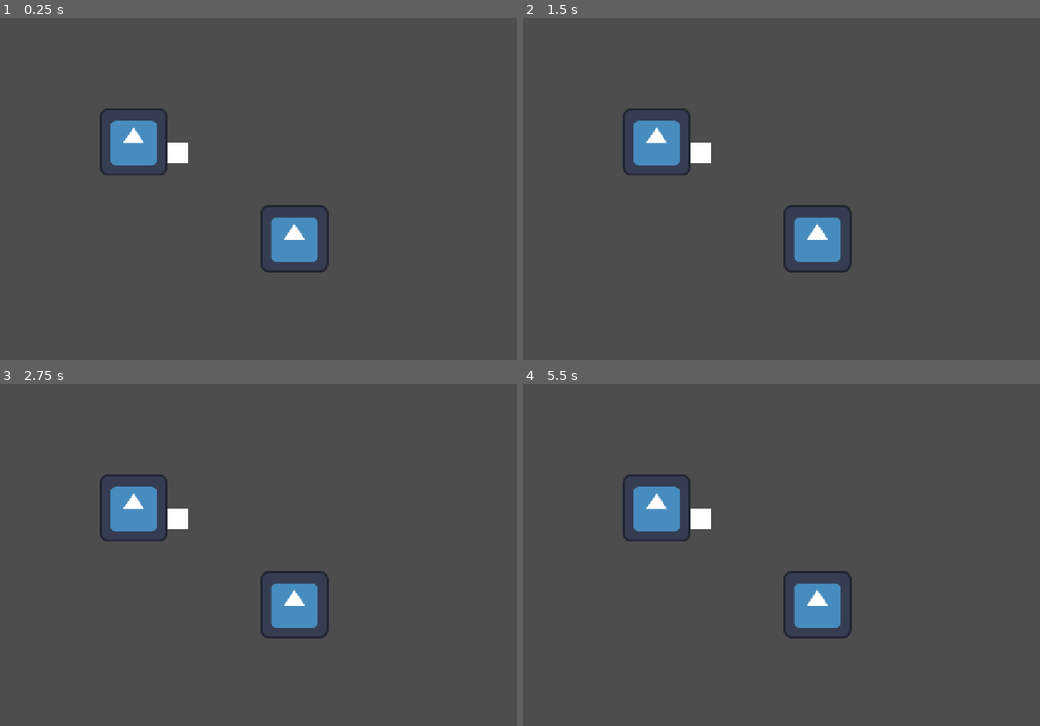
Above: before the commit, frames 1-4 (two rows, left to right).
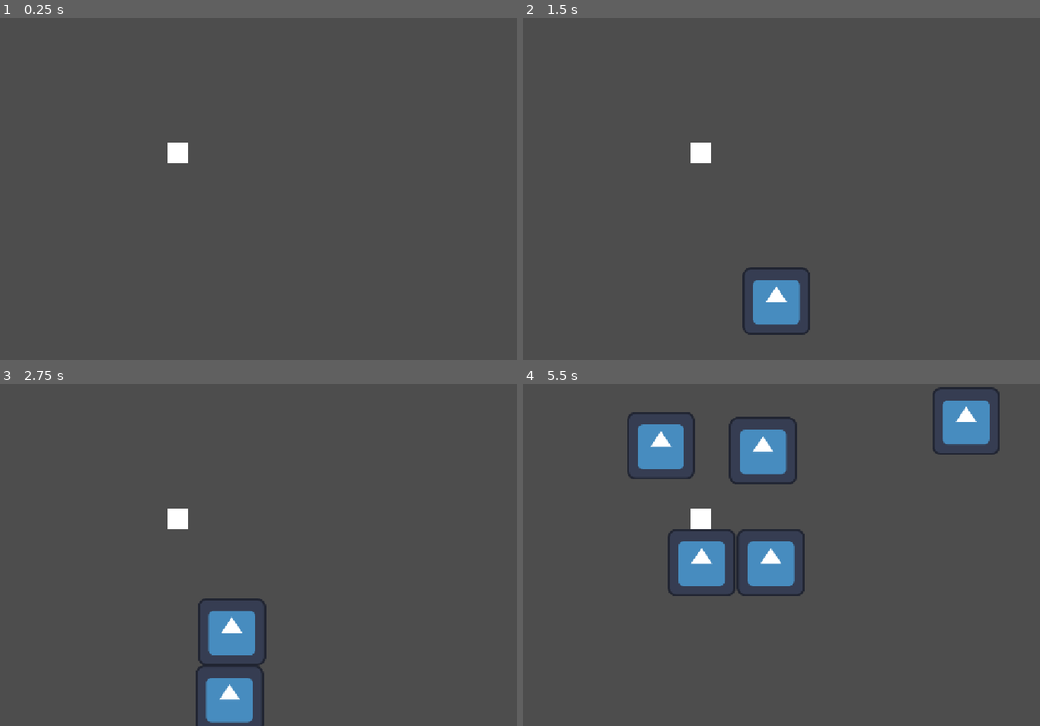
Above: after the commit, the same moments.

Repository: timothysu0128/bounce-back
Game: Godot game, scene res://prototype.tscn
Same seed, same stepped clock (60 frames per second), same inputs: the game is played once before the commit and once after it. This scene is started directly instead of the project's main scene. The engine's default icon, where the game draws it, is replaced by a stand-in: a white triangle on a blue panel in a dark square.
Inputs:
- Up to frame 1 (0.25 s): no input
- Up to frame 2 (1.5 s): tap Enter (ui_accept) at 0.5, 0.6, 0.77, 1.07, 1.35 s; hold Right (ui_right) from 0.53 s (still down)
- Up to frame 3 (2.75 s): tap Enter (ui_accept) at 1.52, 1.82, 2.1 s; release Right (ui_right) at 2.03 s; hold Left (ui_left) from 2.03 s (still down)
- Up to frame 4 (5.5 s): release Left (ui_left) at 2.78 s; hold Right (ui_right) 2.78-4.28 s; tap Enter (ui_accept) at 2.85, 3.02, 3.32, 3.6, 3.77, 4.07, 4.35, 4.52, 4.82, 5.1 s; hold Left (ui_left) 4.28-5.03 s; hold Right (ui_right) from 5.03 s (still down)

The runs differ from the first frame. In frame 1, 3.0% of the frame differs, in the area x 19-64%, y 26-75%; in frame 2, 4.5%; in frame 3, 6.0%; in frame 4, 10%, in the area x 19-93%, y 0-75%.

Commit message:
spawn ememy

Diff:
--- /dev/null
+++ b/collision_shape_2d.gd
@@ -0,0 +1,11 @@
+extends CollisionShape2D
+
+
+# Called when the node enters the scene tree for the first time.
+func _ready() -> void:
+	pass # Replace with function body.
+
+
+# Called every frame. 'delta' is the elapsed time since the previous frame.
+func _process(delta: float) -> void:
+	pass
--- /dev/null
+++ b/enemy.gd
@@ -0,0 +1,25 @@
+extends CharacterBody2D
+
+
+const SPEED = 300.0
+const JUMP_VELOCITY = -400.0
+
+
+func _physics_process(delta: float) -> void:
+	# Add the gravity.
+	if not is_on_floor():
+		velocity += get_gravity() * delta
+
+	# Handle jump.
+	if Input.is_action_just_pressed("ui_accept") and is_on_floor():
+		velocity.y = JUMP_VELOCITY
+
+	# Get the input direction and handle the movement/deceleration.
+	# As good practice, you should replace UI actions with custom gameplay actions.
+	var direction := Input.get_axis("ui_left", "ui_right")
+	if direction:
+		velocity.x = direction * SPEED
+	else:
+		velocity.x = move_toward(velocity.x, 0, SPEED)
+
+	move_and_slide()
--- /dev/null
+++ b/enemy.tscn
@@ -0,0 +1,18 @@
+[gd_scene format=3 uid="uid://on6ye7h8xalg"]
+
+[ext_resource type="Script" uid="uid://bm0vhvb1earuv" path="res://enemy.gd" id="1_4gyqm"]
+[ext_resource type="Texture2D" uid="uid://b8ueovpslps2h" path="res://icon.svg" id="2_qi2p4"]
+
+[sub_resource type="RectangleShape2D" id="RectangleShape2D_okhu5"]
+size = Vector2(126, 127)
+
+[node name="enemy" type="CharacterBody2D" unique_id=701251045]
+script = ExtResource("1_4gyqm")
+
+[node name="Sprite2D" type="Sprite2D" parent="." unique_id=944244274]
+position = Vector2(-1, 10)
+texture = ExtResource("2_qi2p4")
+
+[node name="CollisionShape2D" type="CollisionShape2D" parent="." unique_id=794396546]
+position = Vector2(-1, 10)
+shape = SubResource("RectangleShape2D_okhu5")
--- /dev/null
+++ b/enemy_spawner.gd
@@ -0,0 +1,20 @@
+extends Node2D
+
+@export var enemy :PackedScene
+
+# Called when the node enters the scene tree for the first time.
+func _ready() -> void:
+	pass # Replace with function body.
+
+func spawn(pos):
+	var new_enemy := enemy.instantiate()
+	add_child(new_enemy)
+	new_enemy.position = pos
+
+
+func _on_timer_timeout() -> void:
+	var random_x := randf_range(0,1152)
+	var random_y := randf_range(0, 648)
+
+
+	spawn(Vector2(random_x,random_y))
--- a/player.gd
+++ b/player.gd
@@ -8,5 +8,4 @@
 
 	velocity = direction * speed
 
-	print(position.normalized())
 	move_and_slide()
--- a/player.tscn
+++ b/player.tscn
@@ -1,7 +1,6 @@
 [gd_scene format=3 uid="uid://cg88yufd8ykb"]
 
 [ext_resource type="Script" uid="uid://b643mr08evibj" path="res://player.gd" id="1_4flbx"]
-[ext_resource type="Texture2D" uid="uid://b8ueovpslps2h" path="res://icon.svg" id="2_onrkg"]
 
 [sub_resource type="RectangleShape2D" id="RectangleShape2D_qeq5k"]
 size = Vector2(41, 40)
@@ -20,7 +19,3 @@
 
 [node name="Camera2D" type="Camera2D" parent="." unique_id=1460075623]
 position = Vector2(85, 89)
-
-[node name="Icon" type="Sprite2D" parent="." unique_id=1152993925]
-position = Vector2(240, 183)
-texture = ExtResource("2_onrkg")
--- a/prototype.tscn
+++ b/prototype.tscn
@@ -1,16 +1,14 @@
 [gd_scene format=3 uid="uid://bv6rpc0b7rjuq"]
 
 [ext_resource type="PackedScene" uid="uid://cg88yufd8ykb" path="res://player.tscn" id="1_gxbh7"]
-[ext_resource type="Texture2D" uid="uid://b8ueovpslps2h" path="res://icon.svg" id="2_vo8sw"]
+[ext_resource type="Script" uid="uid://dxx2okdfbhgmn" path="res://enemy_spawner.gd" id="2_vo8sw"]
+[ext_resource type="PackedScene" uid="uid://on6ye7h8xalg" path="res://enemy.tscn" id="3_883nb"]
 
 [sub_resource type="RectangleShape2D" id="RectangleShape2D_ltp5q"]
 size = Vector2(1074, 20)
 
 [sub_resource type="RectangleShape2D" id="RectangleShape2D_qeq5k"]
 size = Vector2(28, 1043)
-
-[sub_resource type="RectangleShape2D" id="RectangleShape2D_okhu5"]
-size = Vector2(126, 127)
 
 [node name="Prototype" type="Node2D" unique_id=2114289689]
 
@@ -36,12 +34,12 @@
 position = Vector2(539, -8)
 shape = SubResource("RectangleShape2D_qeq5k")
 
-[node name="enemy" type="CharacterBody2D" parent="." unique_id=1648221145]
+[node name="EnemySpawner" type="Node2D" parent="." unique_id=1994323004]
+script = ExtResource("2_vo8sw")
+enemy = ExtResource("3_883nb")
 
-[node name="Sprite2D" type="Sprite2D" parent="enemy" unique_id=25212497]
-position = Vector2(-1, 10)
-texture = ExtResource("2_vo8sw")
+[node name="Timer" type="Timer" parent="EnemySpawner" unique_id=55813452]
+autostart = true
 
-[node name="CollisionShape2D" type="CollisionShape2D" parent="enemy" unique_id=693299140]
-position = Vector2(-1, 10.5)
-shape = SubResource("RectangleShape2D_okhu5")
+[connection signal="timeout" from="EnemySpawner/Timer" to="player" method="_on_timer_timeout"]
+[connection signal="timeout" from="EnemySpawner/Timer" to="EnemySpawner" method="_on_timer_timeout"]
Not shown, added: collision_shape_2d.gd.uid
Not shown, added: enemy.gd.uid
Not shown, added: enemy_spawner.gd.uid
